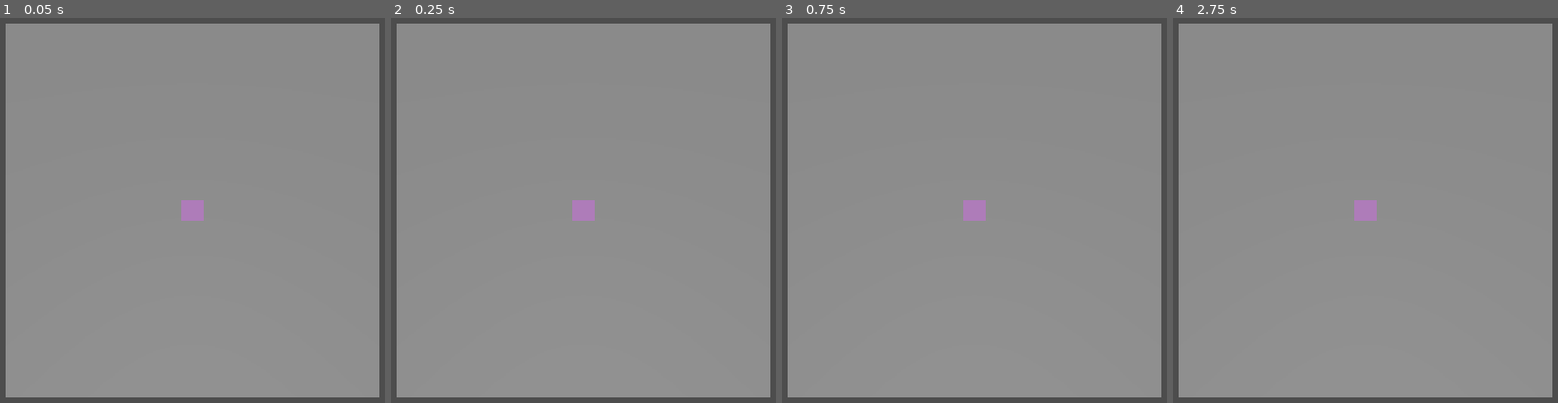
Above: before the commit, frames 1-4 (left to right).
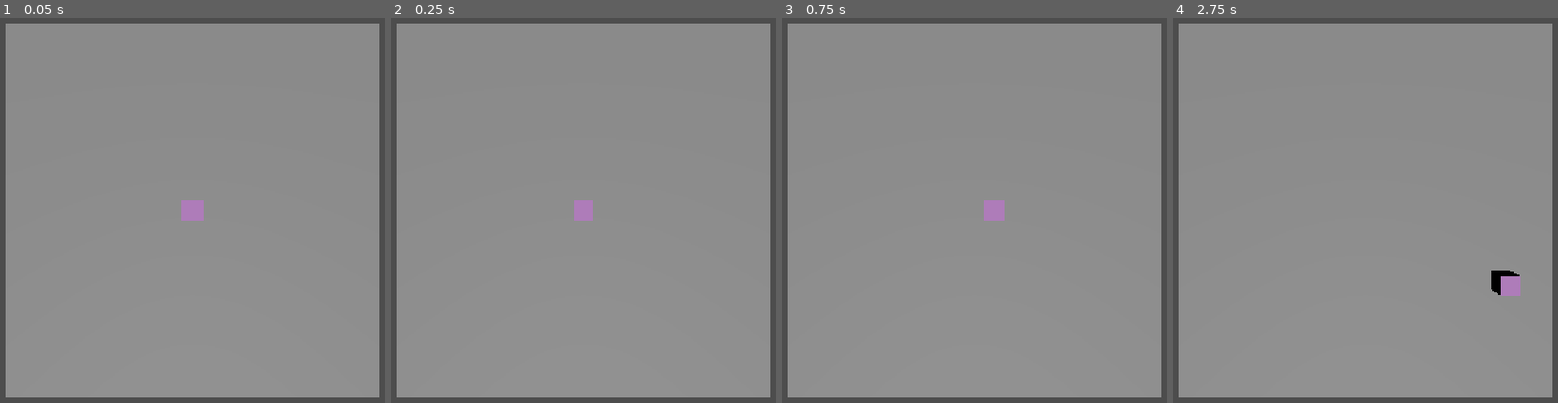
Above: after the commit, the same moments.

Repository: danijmoss/LightMaze
Game: Godot game, scene res://Scenes/main.tscn
Same seed, same stepped clock (60 frames per second), same inputs: the game is played once before the commit and once after it.
Inputs:
- Up to frame 1 (0.05 s): no input
- Up to frame 2 (0.25 s): no input
- Up to frame 3 (0.75 s): tap Enter at 0.5 s; hold Right (ui_right) from 0.53 s (still down)
- Up to frame 4 (2.75 s): release Right (ui_right) at 1.28 s; hold Down (ui_down) 1.28-2.03 s; hold Right (ui_right) from 2.03 s (still down)

Frame 1 is identical in both runs. In frame 2, less than 0.1% of the frame differs, in the area x 47-53%, y 47-53%; in frame 3, 0.5%; in frame 4, 0.8%, in the area x 47-91%, y 47-73%.

Commit message:
Added Player Movement Script

Diff:
--- a/Scenes/main.tscn
+++ b/Scenes/main.tscn
@@ -1,6 +1,7 @@
 [gd_scene format=3 uid="uid://cspwjo4ooonvu"]
 
 [ext_resource type="PackedScene" uid="uid://tmajjo8lqvn7" path="res://Scenes/player.tscn" id="1_jjgbg"]
+[ext_resource type="Script" uid="uid://c2sn51lmrlrdb" path="res://Scripts/player.gd" id="2_bo1nx"]
 
 [sub_resource type="BoxMesh" id="BoxMesh_xwulq"]
 size = Vector3(20, 0.5, 20)
@@ -20,6 +21,7 @@
 
 [node name="Player" parent="." unique_id=2141546462 instance=ExtResource("1_jjgbg")]
 transform = Transform3D(1, 0, 0, 0, 1, 0, 0, 0, 1, 0, 1, 0)
+script = ExtResource("2_bo1nx")
 
 [node name="Camera3D" type="Camera3D" parent="." unique_id=1916447182]
 transform = Transform3D(1, 0, 0, 0, -4.371139e-08, 1, 0, -1, -4.371139e-08, 0, 15, 0)
--- /dev/null
+++ b/Scripts/player.gd
@@ -0,0 +1,25 @@
+extends CharacterBody3D
+
+
+const SPEED = 5.0
+const JUMP_VELOCITY = 4.5
+
+
+func _physics_process(delta: float) -> void:
+	# Add the gravity.
+	if not is_on_floor():
+		velocity += get_gravity() * delta
+
+
+	# Get the input direction and handle the movement/deceleration.
+	# As good practice, you should replace UI actions with custom gameplay actions.
+	var input_dir := Input.get_vector("ui_left", "ui_right", "ui_up", "ui_down")
+	var direction := (transform.basis * Vector3(input_dir.x, 0, input_dir.y)).normalized()
+	if direction:
+		velocity.x = direction.x * SPEED
+		velocity.z = direction.z * SPEED
+	else:
+		velocity.x = move_toward(velocity.x, 0, SPEED)
+		velocity.z = move_toward(velocity.z, 0, SPEED)
+
+	move_and_slide()
Not shown, added: Scripts/player.gd.uid
